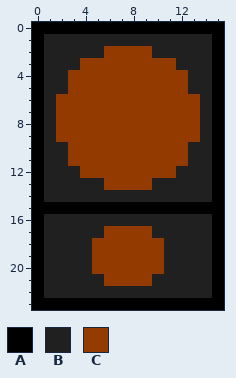
Pixel-art sprite -- images/boxes/v_brown.png. That is the earlier state.
The file is 16x24 pixels.
Palette (. is transparent): A #000000  B #202020  C #933a00
Pixels before, first column x 0:
 0 AAAAAAAAAAAAAAAA
 1 ABBBBBBBBBBBBBBA
 2 ABBBBBCCCCBBBBBA
 3 ABBBCCCCCCCCBBBA
 4 ABBCCCCCCCCCCBBA
 5 ABBCCCCCCCCCCBBA
 6 ABCCCCCCCCCCCCBA
 7 ABCCCCCCCCCCCCBA
 8 ABCCCCCCCCCCCCBA
 9 ABCCCCCCCCCCCCBA
10 ABBCCCCCCCCCCBBA
11 ABBCCCCCCCCCCBBA
12 ABBBCCCCCCCCBBBA
13 ABBBBBCCCCBBBBBA
14 ABBBBBBBBBBBBBBA
15 AAAAAAAAAAAAAAAA
16 ABBBBBBBBBBBBBBA
17 ABBBBBCCCCBBBBBA
18 ABBBBCCCCCCBBBBA
19 ABBBBCCCCCCBBBBA
20 ABBBBCCCCCCBBBBA
21 ABBBBBCCCCBBBBBA
22 ABBBBBBBBBBBBBBA
23 AAAAAAAAAAAAAAAA
After the commit:
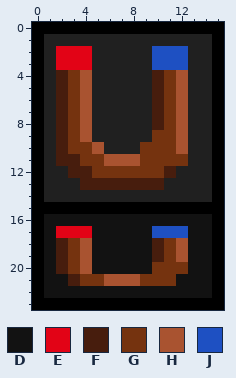
Colours new in this view: D #121212  E #e20316  F #471d0d  G #75330f  H #a95330  J #1e50c2
From old to new:
Changed rows in their new state; - is an unchanged pixel.
first column x 1:
 2 -EEE-BBBBJJJ--
 3 -EEEBBBBBJJJ--
 4 -FGHBBBBBFGH--
 5 -FGHBBBBBFGH--
 6 -FGHBBBBBFGHB-
 7 -FGHBBBBBFGHB-
 8 -FGHBBBBBFGHB-
 9 -FGHBBBBBGGHB-
10 -FGGHBBBGGGH--
11 -FFGGHHHGGGG--
12 --FFGGGGGGF---
13 ---FFFFFFF----
16 DDDDDDDDDDDDDD
17 DEEEDDDDDJJJDD
18 DFGHDDDDDFGHDD
19 DFGHDDDDDFGHDD
20 DFGHDDDDDGGGDD
21 DDFGGHHHGGGDDD
22 DDDDDDDDDDDDDD
Pixel boxes of the changes (left, top, right, bottom) in both pictures:
changed: (44, 46, 212, 298)
